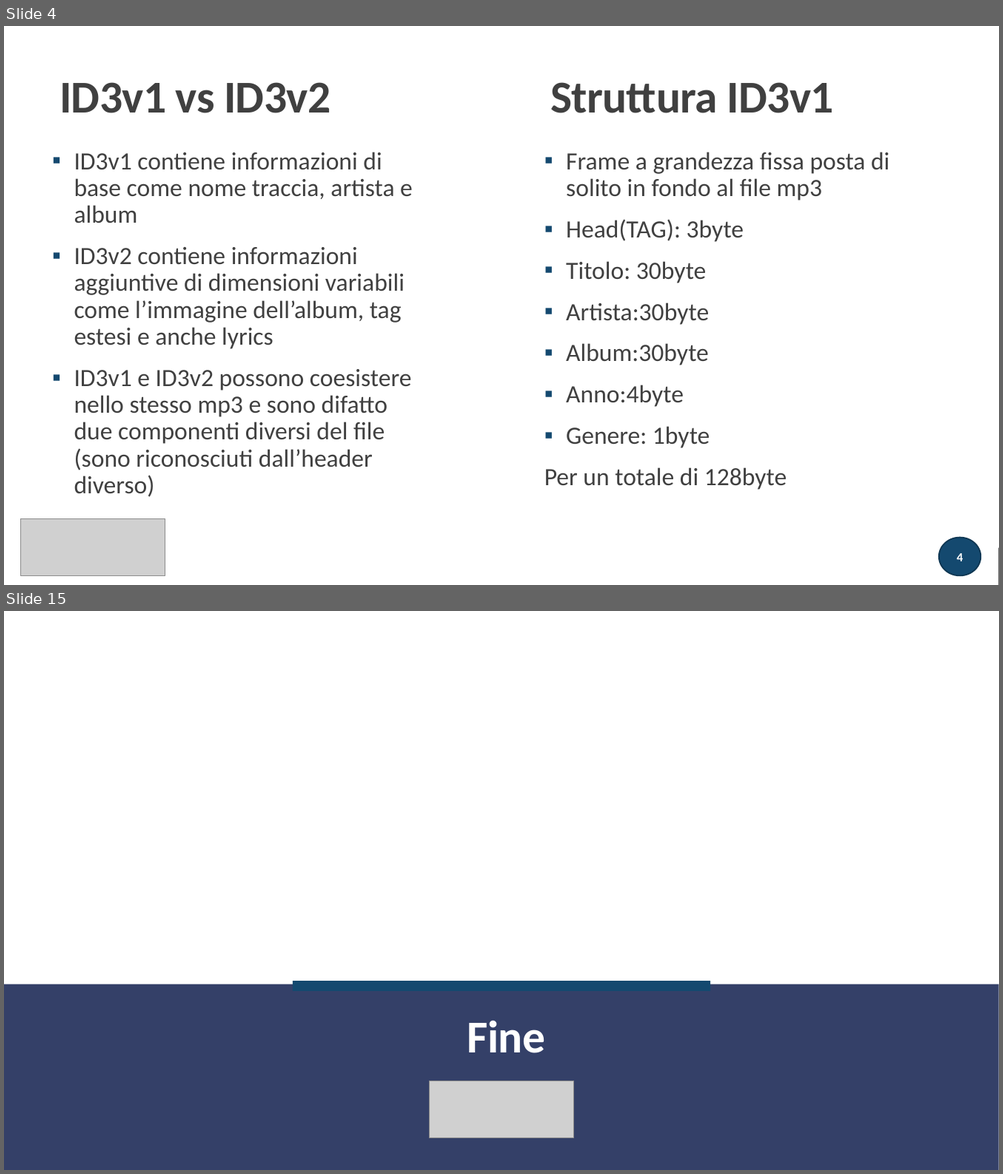
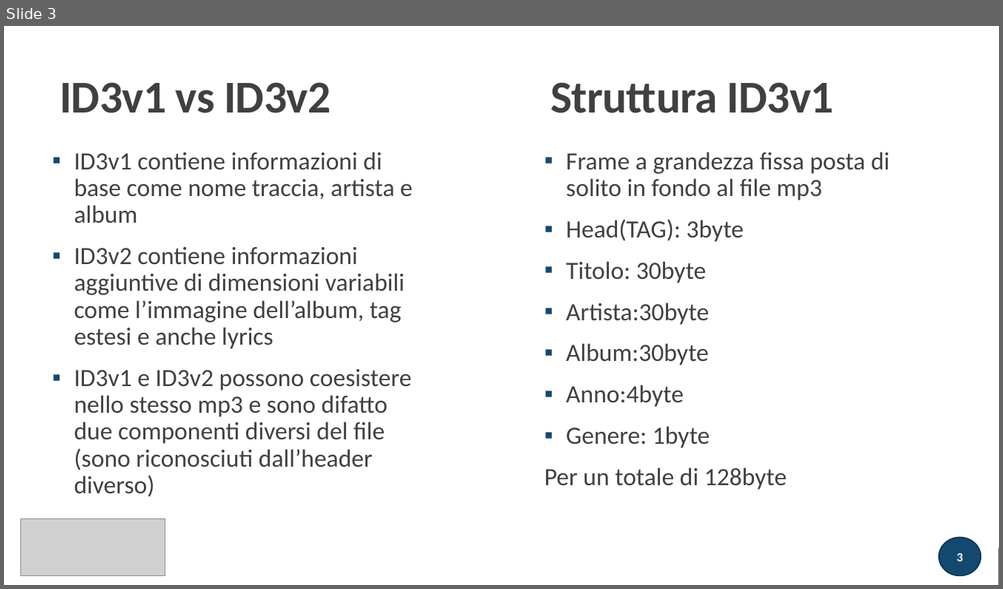
Before and after one commit to atusghen/SimpleID3, a slide deck: presentazione.pptx. Shown one above the other, each under a label of ours: slides 4 and 15 before the commit, slide 3 after it; the slides between them are not shown. The pictures are 1003x1174 and 1003x589 pixels, drawn with LibreOffice and Linux fonts; fonts in the diff are those of the drawing; grey boxes stand for pictures. Boxes give left, top, right and bottom in pixels: in the first picture for what was removed or moved away, otherwise in the second. Text is boxed around its words. In the diff, an @@ line names an element or a change of style, - is before the commit and + after.

```diff
--- a/presentazione.pptx
+++ b/presentazione.pptx
@@ slide 15 removed at [4,611,999,1170], background #FFFFFF @@
@@ rectangle removed at [4,985,999,1170] @@
@@ rectangle removed at [293,981,711,991] @@
@@ title removed at [467,1021,545,1054] @@
-Fine
@@ picture removed at [430,1081,574,1139] @@
@@ what was slide 4 is now slide 3 @@
@@ page number at [956,554,962,562]: text changed @@
-4
+3
```
Also in this commit, not shown: 1 slide changed, 10 other slides removed, 10 other files.
